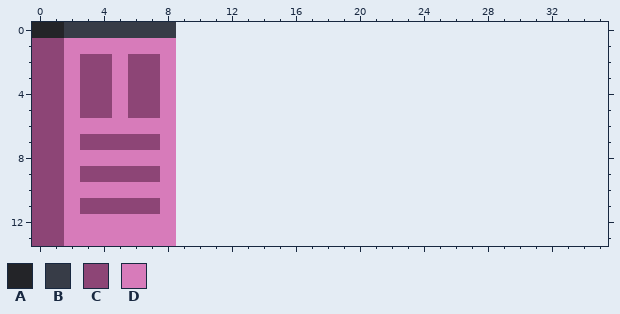
Pixel-art file: assets/prompt_response.aseprite. The first picture shows the starting point.
9x14 pixels, 1 frame. The old version is drawn lined up with the new one, on the new canvas.
Palette (. is transparent): A #232428  B #373c47  C #8d4576  D #d77bba
Pixels before, first column x 0:
 0 AABBBBBBB
 1 CCDDDDDDD
 2 CCDCCDCCD
 3 CCDCCDCCD
 4 CCDCCDCCD
 5 CCDCCDCCD
 6 CCDDDDDDD
 7 CCDCCCCCD
 8 CCDDDDDDD
 9 CCDCCCCCD
10 CCDDDDDDD
11 CCDCCCCCD
12 CCDDDDDDD
13 CCDDDDDDD
Once edited:
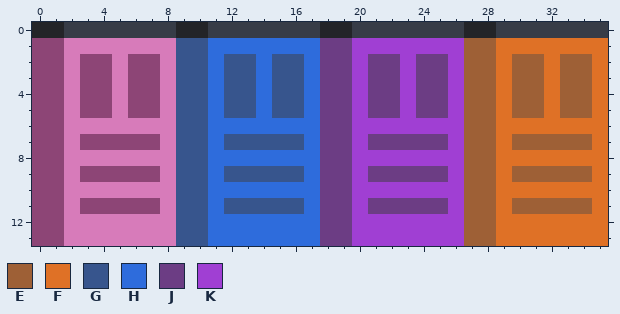
Colours new in this view: E #9e6036  F #df7126  G #37558d  H #2e6cdc  J #6c3d84  K #a03fd3
The edit:
canvas 9x14 -> 36x14
Changed rows in their new state; - is an unchanged pixel.
first column x 9:
 0 AABBBBBBBAABBBBBBBAABBBBBBB
 1 GGHHHHHHHJJKKKKKKKEEFFFFFFF
 2 GGHGGHGGHJJKJJKJJKEEFEEFEEF
 3 GGHGGHGGHJJKJJKJJKEEFEEFEEF
 4 GGHGGHGGHJJKJJKJJKEEFEEFEEF
 5 GGHGGHGGHJJKJJKJJKEEFEEFEEF
 6 GGHHHHHHHJJKKKKKKKEEFFFFFFF
 7 GGHGGGGGHJJKJJJJJKEEFEEEEEF
 8 GGHHHHHHHJJKKKKKKKEEFFFFFFF
 9 GGHGGGGGHJJKJJJJJKEEFEEEEEF
10 GGHHHHHHHJJKKKKKKKEEFFFFFFF
11 GGHGGGGGHJJKJJJJJKEEFEEEEEF
12 GGHHHHHHHJJKKKKKKKEEFFFFFFF
13 GGHHHHHHHJJKKKKKKKEEFFFFFFF
Pixel boxes of the changes (left, top, right, bottom) in both pictures:
added: (176, 22, 608, 246)
